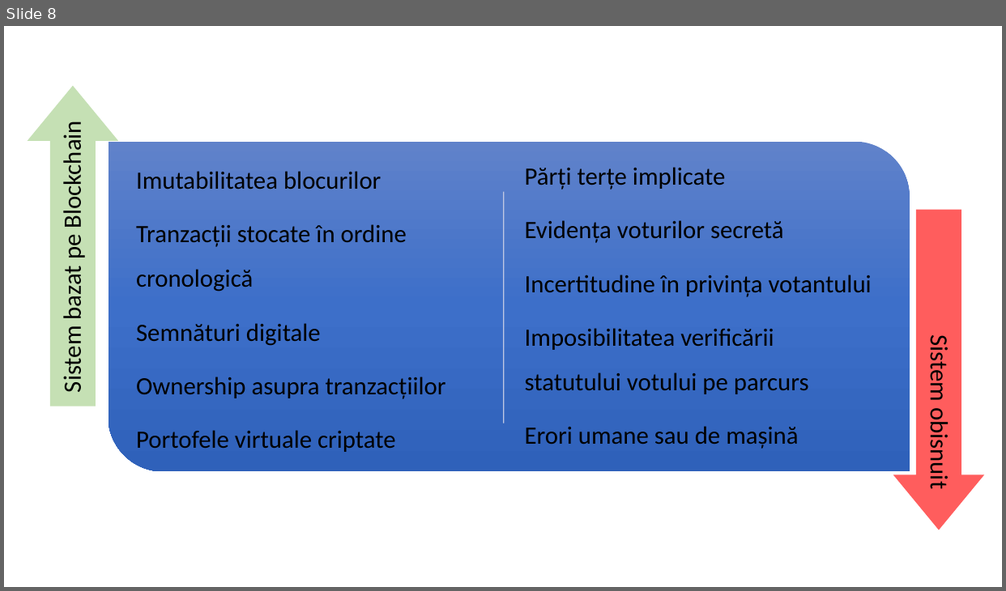
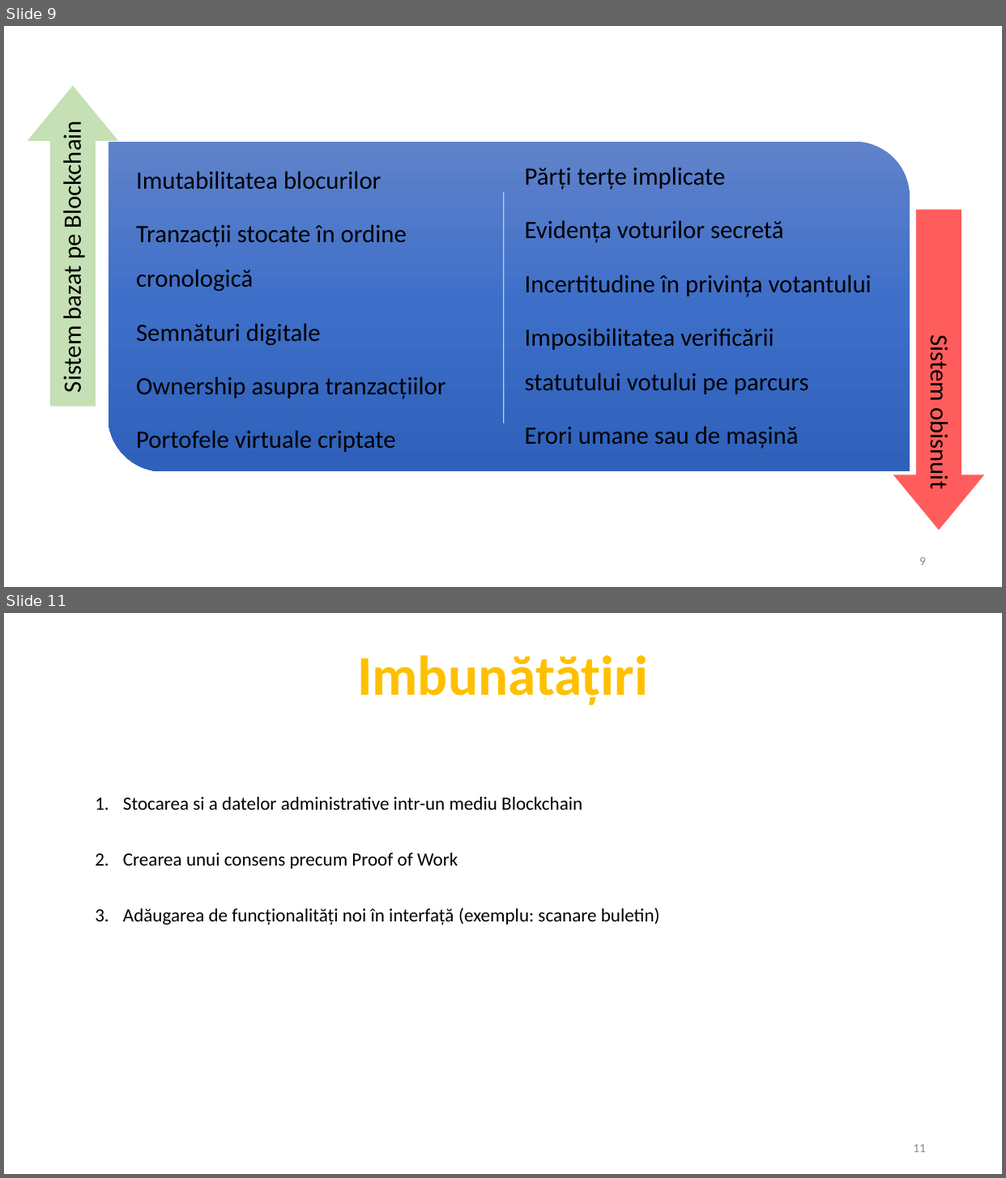
Before and after one commit to AlenaHa/Bachelor-Thesis, a slide deck: Licenta2018HardonElena/Blockchain usage in secured voting.pptx. Shown one above the other, each under a label of ours: slide 8 before the commit, slides 9 and 11 after it; the slides between them are not shown. The pictures are 1006x591 and 1006x1178 pixels, drawn with LibreOffice and Linux fonts; fonts in the diff are those of the drawing. Boxes give left, top, right and bottom in pixels: in the first picture for what was removed or moved away, otherwise in the second. Text is boxed around its words. In the diff, an @@ line names an element or a change of style, - is before the commit and + after.

```diff
--- a/Licenta2018HardonElena/Blockchain usage in secured voting.pptx
+++ b/Licenta2018HardonElena/Blockchain usage in secured voting.pptx
@@ slide 11 added at [4,613,1002,1174], background #FFFFFF @@
@@ text added at [357,655,648,705], 54 pt, text #FFC000, bold @@
+Imbunătățiri
@@ text added at [123,797,660,926], 18 pt, text #000000 @@
+1. Stocarea si a datelor administrative intr-un mediu Blockchain
+2. Crearea unui consens precum Proof of Work
+3. Adăugarea de funcționalități noi în interfață (exemplu: scanare buletin)
@@ page number added at [913,1144,926,1152], 12 pt, text #8C8C8C @@
+11
@@ what was slide 8 is now slide 9 @@
@@ slide 9 changed as well @@
@@ page number added at [919,557,926,565], 12 pt, text #8C8C8C @@
+9
```
Also in this commit, not shown: 7 other slides changed, 5 other slides added, 2 slides removed, 1 other file.
